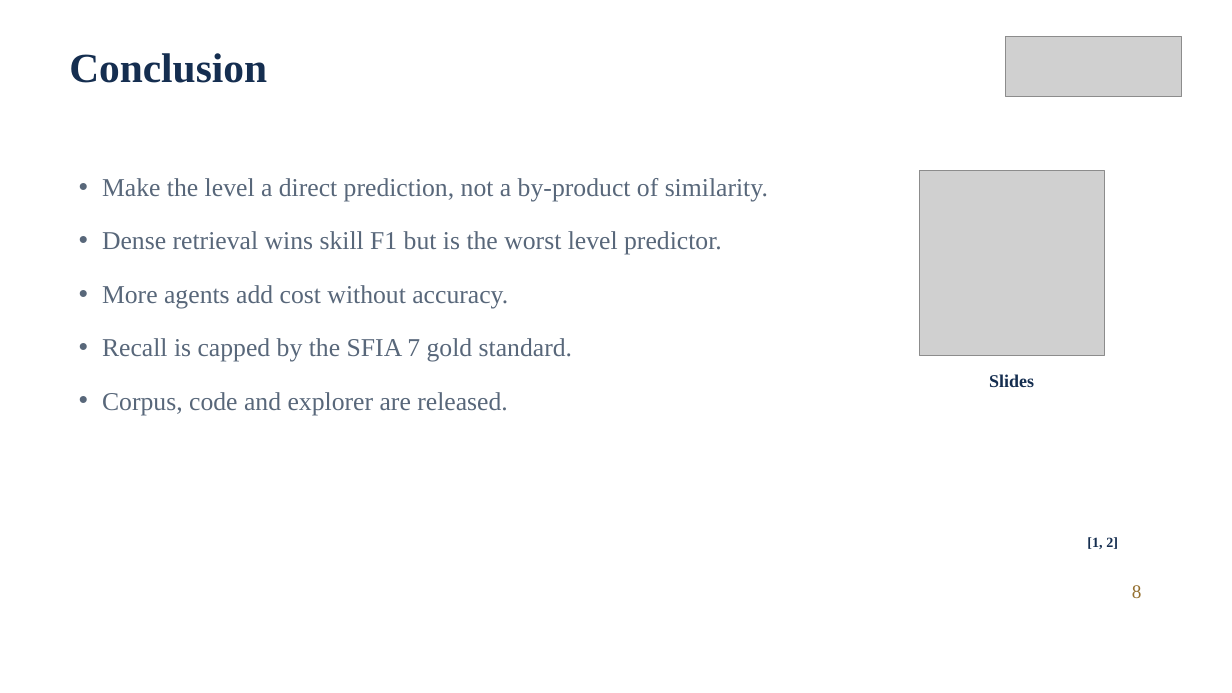
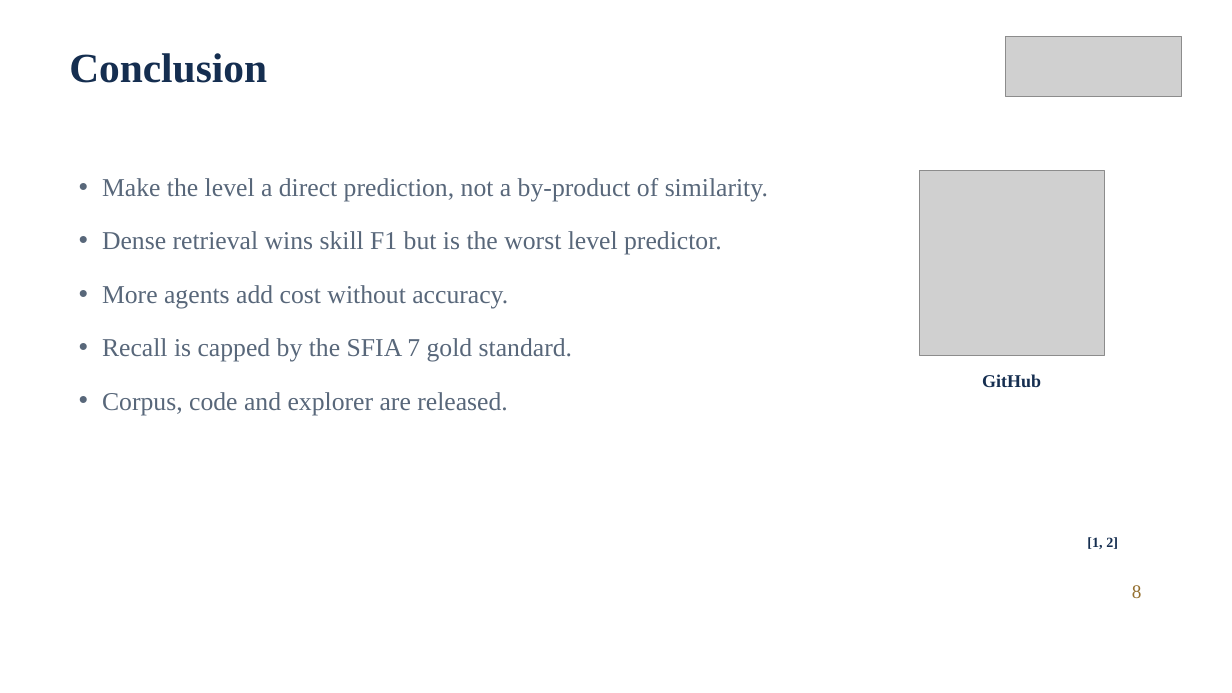
Before and after one commit to prdai/sfia-structured-skill-extraction, a slide deck: slide 8 of talk/deck/ICAC2026_564.pptx. Drawn at 1232x693 pixels with LibreOffice and Linux fonts; fonts in the diff are those of the drawing; grey boxes stand for pictures; background and template pictures are left out. Boxes give left, top, right and bottom in pixels: in the first picture for what was removed or moved away, otherwise in the second. Text is boxed around its words. In the diff, an @@ line names an element or a change of style, - is before the commit and + after.

```diff
--- a/talk/deck/ICAC2026_564.pptx
+++ b/talk/deck/ICAC2026_564.pptx
@@ text at <box>982,374,1041,388</box>: text changed @@
-Slides
+GitHub
```
Also in this commit, not shown: 3 other files.
